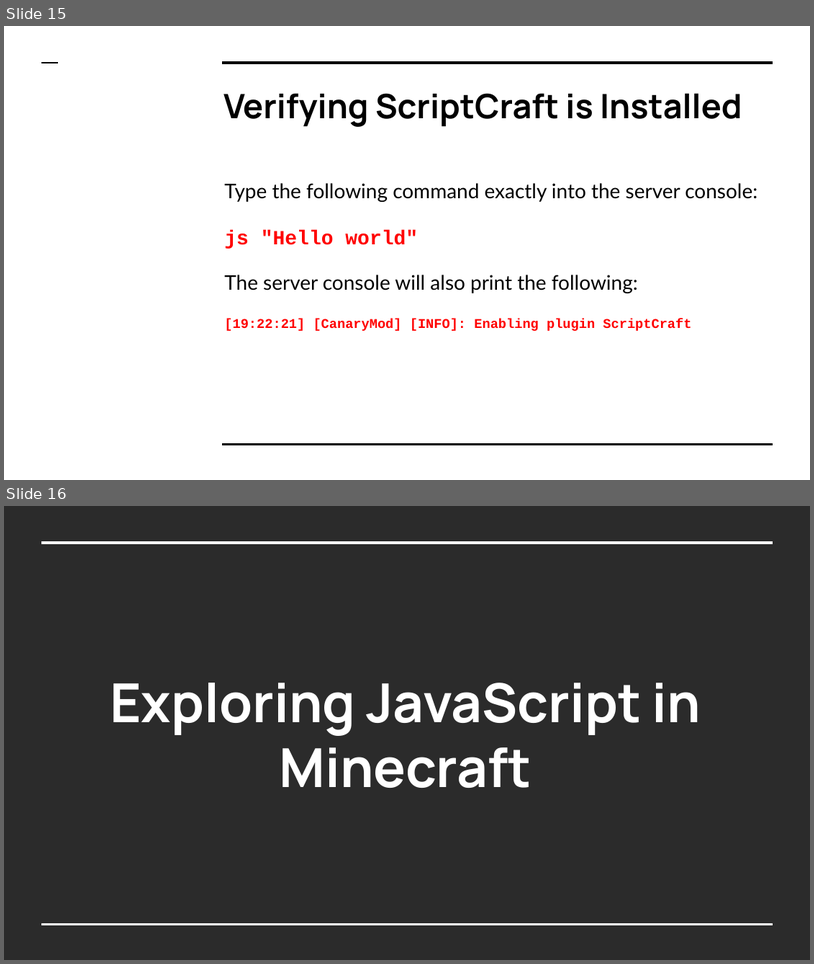
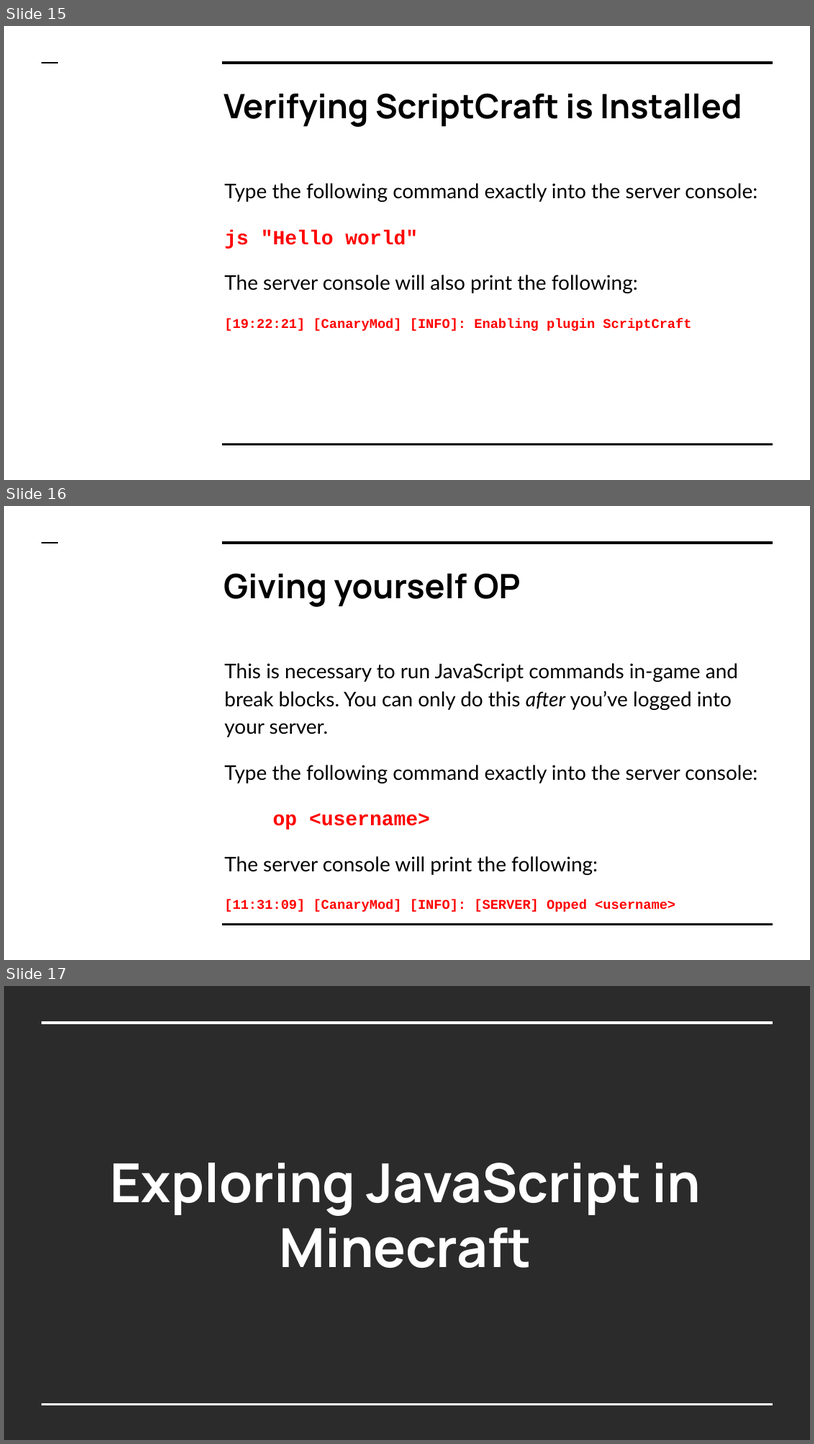
Before and after one commit to LetsCodeBlacksburg/ScriptCraft, a slide deck: slides/ScriptCraft- Day 01 (Getting Started).pptx. Shown one above the other, each under a label of ours: slides 15 and 16 before the commit, slides 15, 16 and 17 after it. The pictures are 814x964 and 814x1444 pixels, drawn with LibreOffice and Linux fonts; fonts in the diff are those of the drawing; background and template pictures are left out; a plain dark background stands for a picture behind light text. Boxes give left, top, right and bottom in pixels: in the first picture for what was removed or moved away, otherwise in the second. Text is boxed around its words. In the diff, an @@ line names an element or a change of style, - is before the commit and + after.

Commit message:
Updated slide to address giving user OP and running commands in console vs client

```diff
--- a/slides/ScriptCraft- Day 01 (Getting Started).pptx
+++ b/slides/ScriptCraft- Day 01 (Getting Started).pptx
@@ slide 16 added at (x1=4, y1=506, x2=810, y2=960), background picture (left out); not listed: 3 template elements that a slide beside it also shows @@
@@ title added at (x1=224, y1=573, x2=521, y2=607), 30 pt, text #000000, bold @@
+Giving yourself OP
@@ text added at (x1=224, y1=663, x2=758, y2=911), 18 pt, text #000000 @@
+This is necessary to run JavaScript commands in-game and break blocks. You can only do this after you’ve logged into your server.
+Type the following command exactly into the server console:
+op <username>
+The server console will print the following:
+[11:31:09] [CanaryMod] [INFO]: [SERVER] Opped <username>
@@ what was slide 16 is now slide 17 @@
```
Also in this commit, not shown: 1 slide changed, 1 other slide added, 1 other file.
